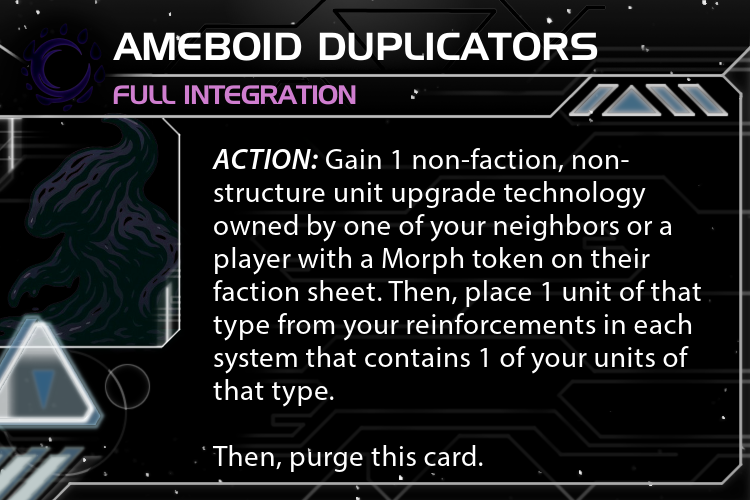
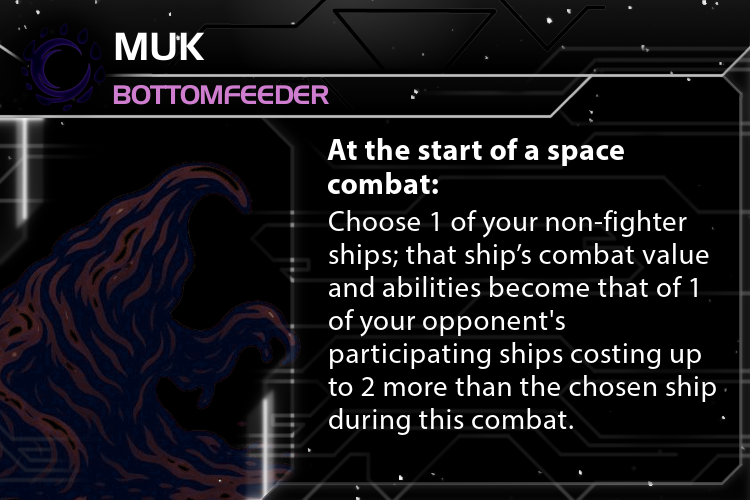
Before/after of a 750 x 500 layered artwork. What changed in the layer stack:
showed group "Commander" (11 layers) over [113, 32, 729, 477]
showed group "Commander U" (2 layers) over [327, 138, 716, 462]
painted on "At the start of a space combat..." over [327, 138, 624, 194]
renamed "Choose one of your non-fighter..." to "Choose 1 of your non-fighter s...", painted on it over [328, 210, 716, 462]
hid group "Hero" (13 layers) over [113, 32, 729, 472]
showed "back AU / CU" over [0, 32, 750, 500]
hid "back HU" over [0, 32, 750, 500]
showed group "potrait commander" (2 layers) over [0, 135, 308, 500]
hid group "portrait hero small" (2 layers) over [0, 113, 204, 360]